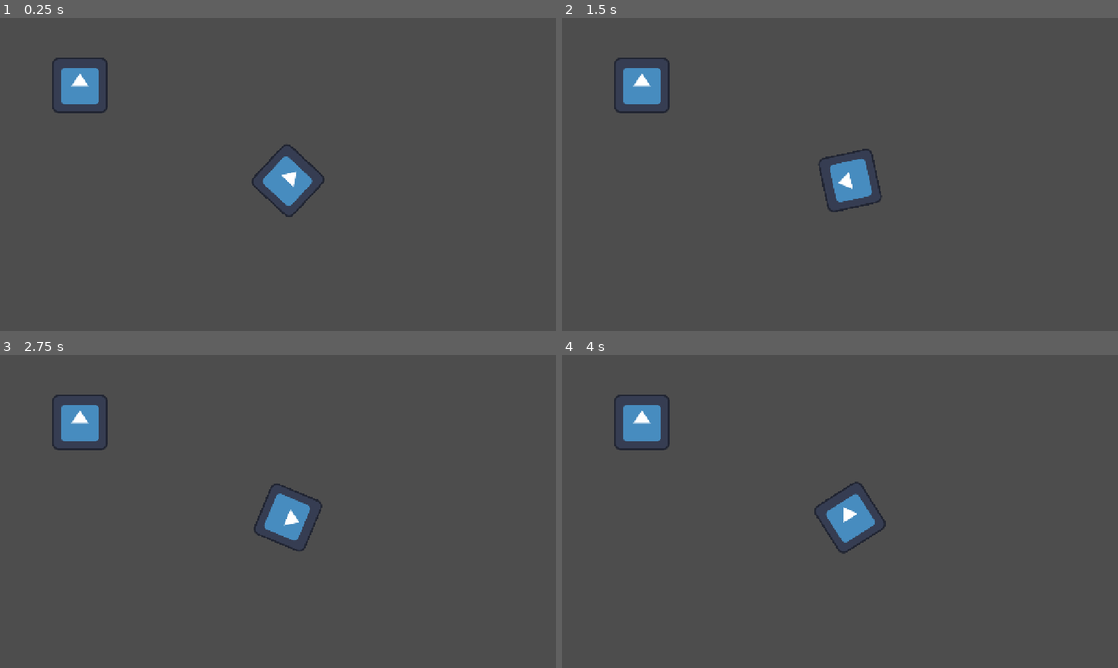
Above: before the commit, frames 1-4 (two rows, left to right).
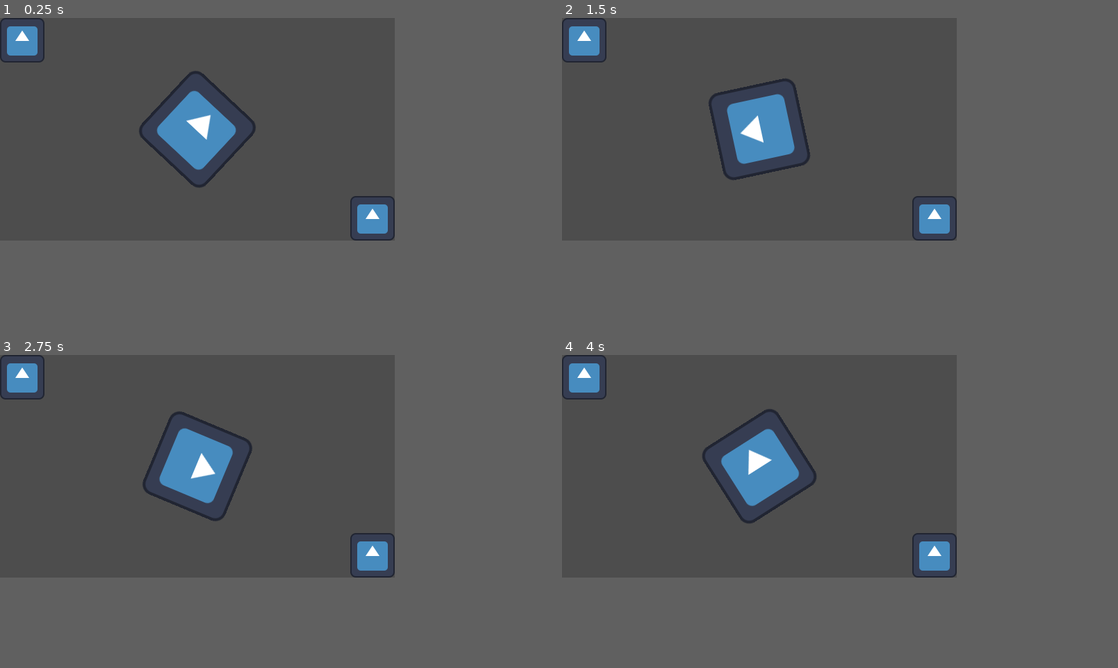
Above: after the commit, the same moments.

Repository: where-fore/blood-moon
Game: Godot game, scene res://main.tscn
Same seed, same stepped clock (60 frames per second), same inputs: the game is played once before the commit and once after it. The engine's default icon, where the game draws it, is replaced by a stand-in: a white triangle on a blue panel in a dark square.
Inputs:
- Up to frame 1 (0.25 s): no input
- Up to frame 2 (1.5 s): no input
- Up to frame 3 (2.75 s): no input
- Up to frame 4 (4 s): no input
In our replay, the window is 800x450 before the commit and 568x320 after it. These sizes can differ from the game's own. Grey fills any space a smaller window leaves; there, only what the larger window draws over its background counts as a difference.

The runs differ from the first frame. In frame 1, 6.0% of the frame differs, in the area x 0-71%, y 0-72%; in frame 2, 6.0%; in frame 3, 6.0%; in frame 4, 6.0%.

Commit message:
resolution in
568x320, 16:9 16x16px big icons (like the hearts in tiny rogues)

also got some obsidian notes in, with art inspo

Diff:
--- a/project/main.tscn
+++ b/project/main.tscn
@@ -5,11 +5,50 @@
 
 [node name="Node2D" type="Node2D" unique_id=383782260]
 
-[node name="Icon" type="Sprite2D" parent="." unique_id=583778743]
-position = Vector2(184, 155)
+[node name="CanvasLayer" type="CanvasLayer" parent="." unique_id=785908184]
+
+[node name="Control" type="Control" parent="CanvasLayer" unique_id=480250056]
+layout_mode = 3
+anchors_preset = 15
+anchor_right = 1.0
+anchor_bottom = 1.0
+grow_horizontal = 2
+grow_vertical = 2
+
+[node name="top left" type="TextureRect" parent="CanvasLayer/Control" unique_id=987781317]
+layout_mode = 0
+offset_right = 64.0
+offset_bottom = 64.0
 texture = ExtResource("1_0xm2m")
+expand_mode = 1
 
-[node name="Icon2" type="Sprite2D" parent="." unique_id=1483445888]
-position = Vector2(663, 374)
+[node name="bottom right" type="TextureRect" parent="CanvasLayer/Control" unique_id=1708313871]
+layout_mode = 1
+anchors_preset = 3
+anchor_left = 1.0
+anchor_top = 1.0
+anchor_right = 1.0
+anchor_bottom = 1.0
+offset_left = -64.0
+offset_top = -64.0
+grow_horizontal = 0
+grow_vertical = 0
+texture = ExtResource("1_0xm2m")
+expand_mode = 1
+
+[node name="center spin" type="TextureRect" parent="CanvasLayer/Control" unique_id=392756378]
+layout_mode = 1
+anchors_preset = 8
+anchor_left = 0.5
+anchor_top = 0.5
+anchor_right = 0.5
+anchor_bottom = 0.5
+offset_left = -64.0
+offset_top = -64.0
+offset_right = 64.0
+offset_bottom = 64.0
+grow_horizontal = 2
+grow_vertical = 2
+pivot_offset_ratio = Vector2(0.5, 0.5)
 texture = ExtResource("1_0xm2m")
 script = ExtResource("2_h2yge")
--- a/project/project.godot
+++ b/project/project.godot
@@ -28,8 +28,8 @@
 
 [display]
 
-window/size/viewport_width=1280
-window/size/viewport_height=720
+window/size/viewport_width=568
+window/size/viewport_height=320
 window/stretch/mode="canvas_items"
 window/stretch/aspect="expand"
 
--- a/project/rotator.gd
+++ b/project/rotator.gd
@@ -1,4 +1,4 @@
-extends Sprite2D
+extends TextureRect
 
 var speed:int = 3
 
Not shown, added: obsidian notes/blood moon notes/.obsidian/app.json
Not shown, added: obsidian notes/blood moon notes/.obsidian/appearance.json
Not shown, added: obsidian notes/blood moon notes/.obsidian/core-plugins.json
Not shown, added: obsidian notes/blood moon notes/.obsidian/graph.json
Not shown, added: obsidian notes/blood moon notes/.obsidian/workspace.json
Not shown, added: obsidian notes/blood moon notes/art inspo.md
Not shown, added: obsidian notes/blood moon notes/brain dump.md
Not shown, added: obsidian notes/blood moon notes/current to do.md
Not shown, added: obsidian notes/blood moon notes/media/Pasted image 20261020113421.png
Not shown, added: obsidian notes/blood moon notes/media/Pasted image 20261020113451.png
Not shown, added: obsidian notes/blood moon notes/media/Pasted image 20261020113556.png
Not shown, added: obsidian notes/blood moon notes/media/Pasted image 20261020113743.png
(and 3 more such lines)
